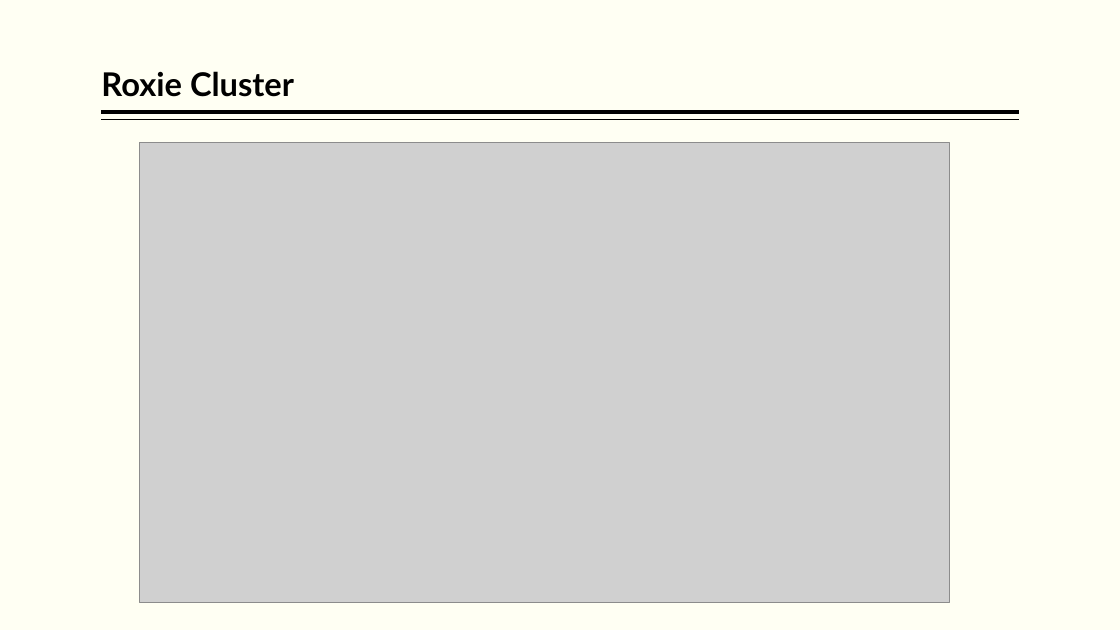
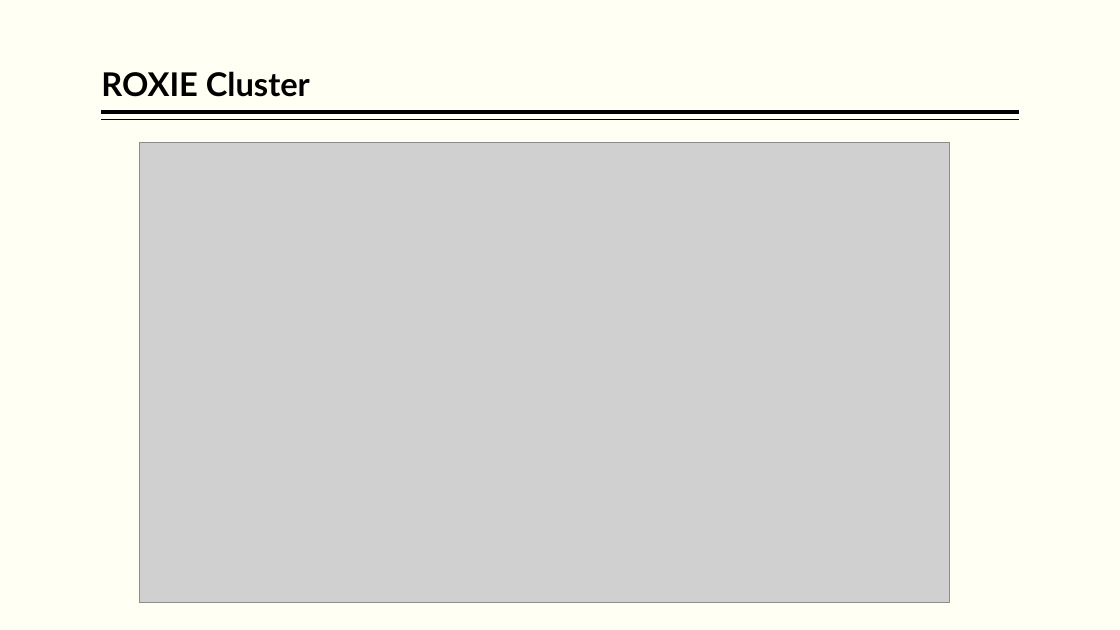
Before and after one commit to hpccsystems-solutions-lab/NCF-2021, a slide deck: slide 15 of BigData-ECL-NCF-2021.pptx. Drawn at 1120x630 pixels with LibreOffice and Linux fonts; fonts in the diff are those of the drawing; grey boxes stand for pictures. Boxes give left, top, right and bottom in pixels: in the first picture for what was removed or moved away, otherwise in the second. Text is boxed around its words. In the diff, an @@ line names an element or a change of style, - is before the commit and + after.

Commit message:
Typo corrections

```diff
--- a/BigData-ECL-NCF-2021.pptx
+++ b/BigData-ECL-NCF-2021.pptx
@@ title at (101,71,310,97): text changed @@
-Roxie Cluster
+ROXIE Cluster
```
Also in this commit, not shown: 6 other slides changed.
